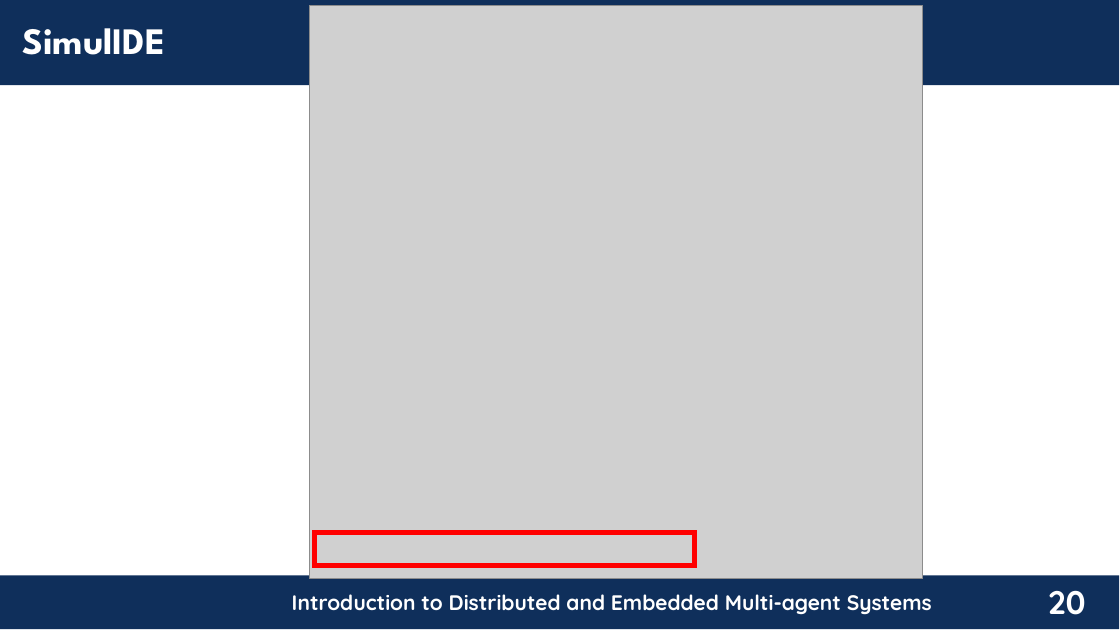
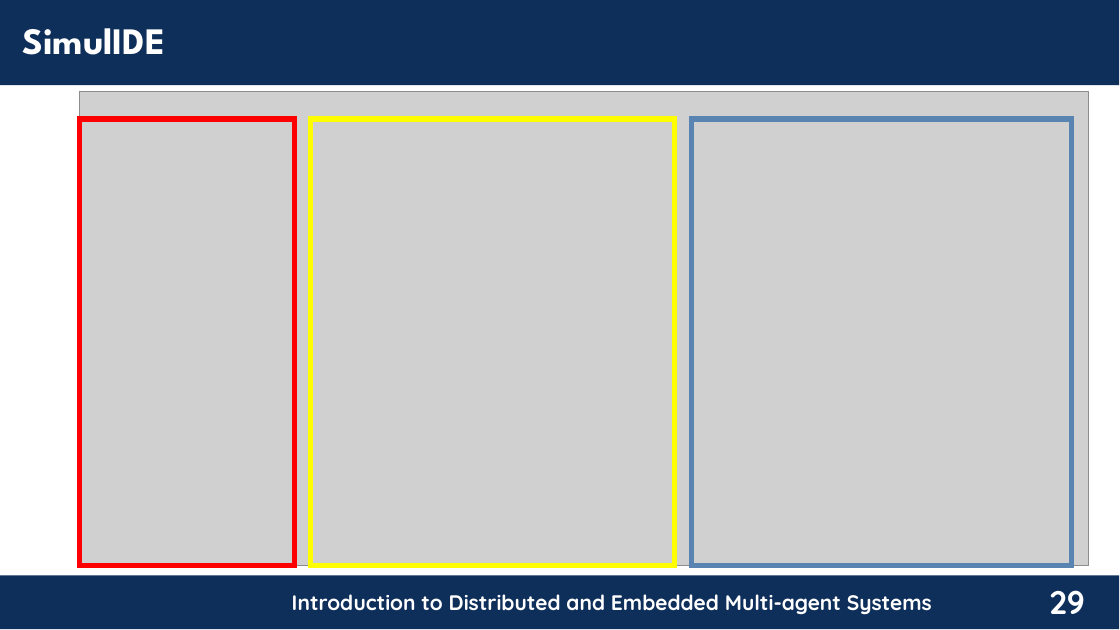
Before and after one commit to chon-group/distributedAndEmbeddedAI, a slide deck: slide 29 of course/05-TheDevelopmentTool/TheDevelopmentTool_20240217.odp (slide 20 before the commit). Drawn at 1120x630 pixels with LibreOffice and Linux fonts; fonts in the diff are those of the drawing; grey boxes stand for pictures; background and template pictures are left out. Boxes give left, top, right and bottom in pixels: in the first picture for what was removed or moved away, otherwise in the second. Text is boxed around its words. In the diff, an @@ line names an element or a change of style, - is before the commit and + after.

```diff
--- a/course/05-TheDevelopmentTool/TheDevelopmentTool_20240217.odp
+++ b/course/05-TheDevelopmentTool/TheDevelopmentTool_20240217.odp
@@ picture: place and size @@
-picture at [309, 6, 923, 579]
+picture at [79, 92, 1088, 565]
@@ rectangle added at [79, 119, 294, 565], outline #FF0000 4.51 pt @@
@@ rectangle added at [311, 119, 675, 565], outline #FFFF00 4.51 pt @@
@@ rectangle added at [691, 119, 1072, 565], outline #5983B0 4.51 pt @@
@@ rectangle removed at [314, 533, 695, 565] @@
@@ page number at [1049, 590, 1084, 614]: text changed @@
-20
+29
```
Also in this commit, not shown: 15 other slides changed, 58 slides added, 30 slides removed, 2 other files.
